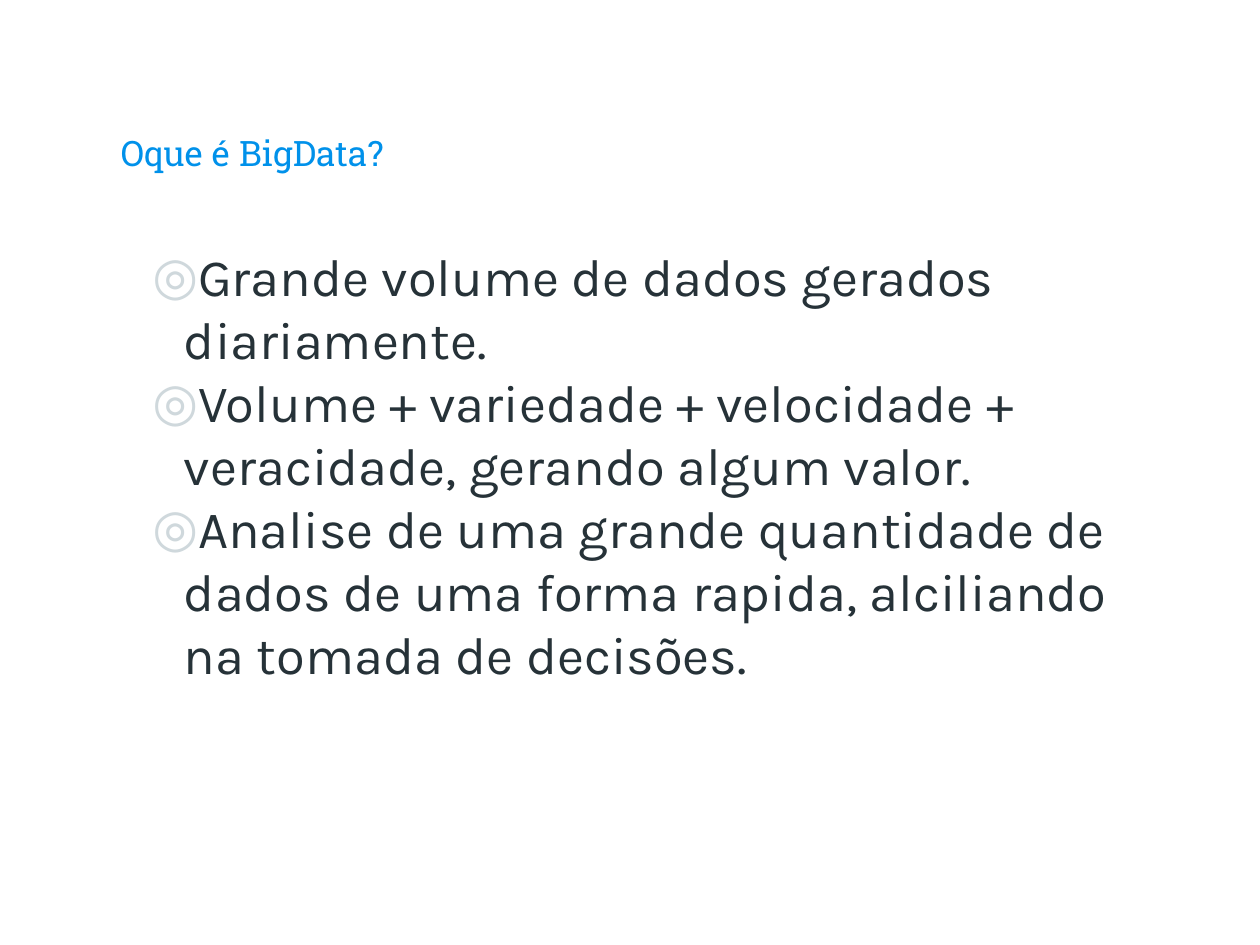
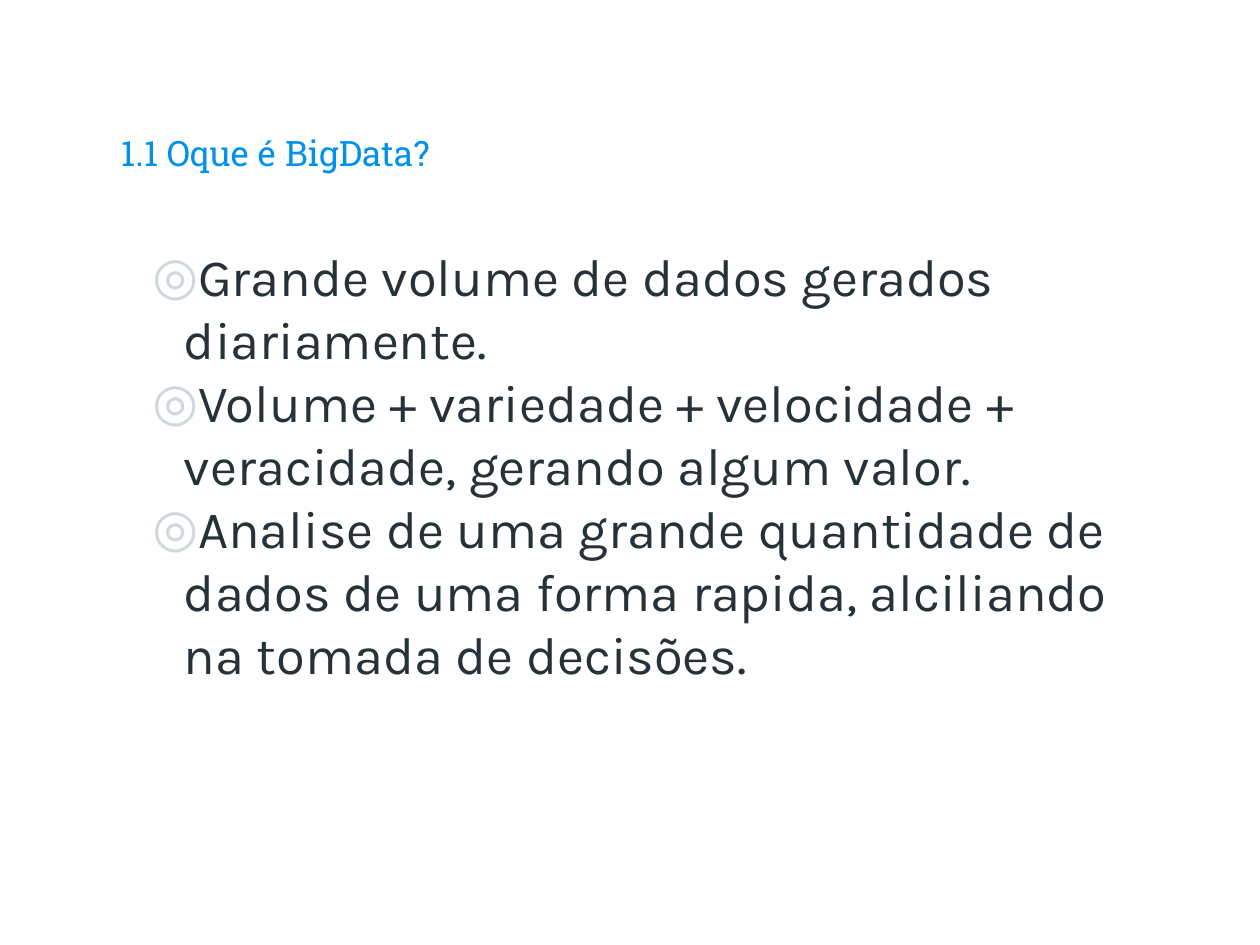
Before and after one commit to rafaelcam/tcc, a slide deck: slide 5 of TRABALHOS TEÓRICOS/Slide Apresentacao TCC.pptx (slide 4 before the commit). Drawn at 1260x945 pixels with LibreOffice and Linux fonts; fonts in the diff are those of the drawing; background and template pictures are left out. Boxes give left, top, right and bottom in pixels: in the first picture for what was removed or moved away, otherwise in the second. Text is boxed around its words. In the diff, an @@ line names an element or a change of style, - is before the commit and + after.

```diff
--- a/TRABALHOS TEÓRICOS/Slide Apresentacao TCC.pptx
+++ b/TRABALHOS TEÓRICOS/Slide Apresentacao TCC.pptx
@@ title at (121, 139, 430, 174): text changed @@
-Oque é BigData?
+1.1 Oque é BigData?
```
Also in this commit, not shown: 9 other slides changed, 11 slides added, 17 slides removed.
